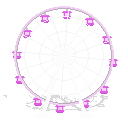
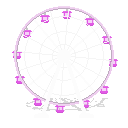
Before/after of a w=128, h=128 layered artwork. What changed in the layer stack:
painted on "Layer 5" over left=3, top=95, right=108, bottom=98
